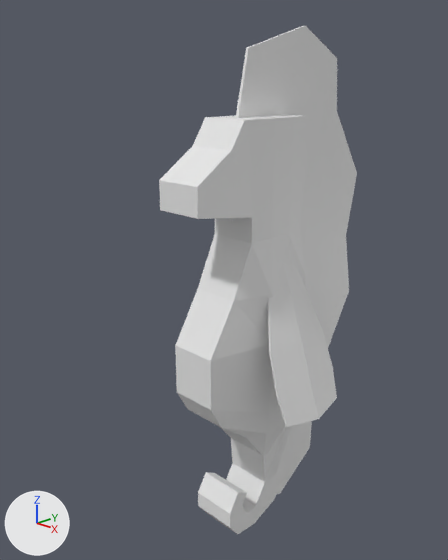
What one commit did to the Blender file 3d_models/placeholders/enemies/seahorse.blend.
Before and after are seen from a 50 mm lens placed at (2.64, -2.8, 2.98), pointed at (-0.27, 0.09, 1.63). Arrows for +X, +Y and +Z are at lower left; the lights stay in place. The older version comes first.
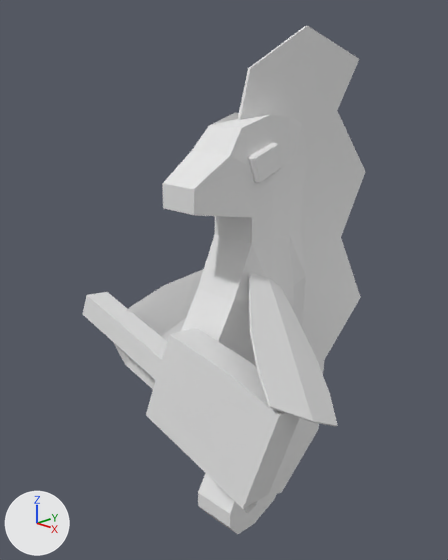
Where the newer file only moved an object's origin or applied its transform, the numbers keep the older frame.

The change, as a list of edits to the scene's bpy script:
```text
Change me_cube_001:
    used by ob_cube_001; location = (0.0, 0.0, 1.337); scale = (0.163, 0.476, 0.669)
    verts and faces of me_cube_001; kept vertices keep their numbers, new ones are numbered from 108
    remove me_cube_001.from_pydata(...)  # 108 vertices, 103 faces; spans x -1.51..1.56, y -1.13..0.95, z -2.14..2.09
    add me_cube_001.from_pydata(...)  # 156 vertices, 155 faces, 1 loose edge; spans x -1.51..1.56, y -1.13..0.95, z -2.14..2.12
    me_cube_001 part 2: a new loose piece of 24 vertices spanning x -0.2..1.23, y -0.28..0.28, z 1.55..1.88
    me_cube_001 part 3
    add delete_vertices([81, 84])  # with the faces that use them
    add verts[78] = (-0.9, 0.51, 2.09)  # moved
    add verts[79] = (-1.0, 0.74, 2.02)  # moved
    add verts[80] = (1.0, 0.74, 2.02)  # moved, pixel (302, 123)
    add verts[82] = (0.81, -0.35, 2.02)  # moved, pixel (241, 128)
    add verts[83] = (-0.85, -0.35, 2.02)  # moved, pixel (208, 125)
    add verts[85] = (0.88, 0.51, 2.09)  # moved, pixel (289, 116)
    add verts[94] = (1.0, -0.6, 1.81)  # moved, pixel (230, 155)
    add verts[95] = (-1.0, -0.6, 1.81)  # moved, pixel (191, 150)
    add verts[96] = (-0.82, -1.13, 1.35)  # moved, pixel (163, 208)
    add verts[97] = (0.82, -1.13, 1.35)  # moved, pixel (194, 215)
    add verts[106] = (-0.82, -1.13, 1.57)  # moved, pixel (162, 183)
    add verts[107] = (0.82, -1.13, 1.57)  # moved, pixel (193, 189)
    add verts[108] = (0.89, 0.15, 2.12)  # pixel (271, 114)
    add verts[109] = (-0.91, 0.15, 2.12)  # pixel (235, 112)
    add edges += [(108, 109)]
    add faces += [(78, 109, 83, 82, 108, 85, 80, 79), (85, 108, 102, 99), (83, 109, 103, 100), (82, 104, 102, 108), (78, 105, 103, 109)]
    other edits to the shape of me_cube_001 do not show in these pictures
Change me_plane:
    used by ob_plane; location = (0.0, 0.666, 1.33); rotation_euler = (0.0, 1.571, 0.0), in degrees (0, 90, 0); scale = (1.41, 0.577, 1.0)
    verts and faces of me_plane; kept vertices keep their numbers, new ones are numbered from 42
    remove me_plane.from_pydata(...)  # 42 vertices, 40 faces; spans x -1.38..1.08, y -1.4..1.0, z -0.02..0.0
    add me_plane.from_pydata(...)  # 43 vertices, 40 faces; spans x -1.38..1.08, y -1.4..1.28, z -0.02..0.0
    me_plane part 1
    add verts[0] = (-1.2, -1.11, 0.0)  # moved, pixel (250, 68)
    add verts[21] = (-1.2, -1.11, -0.02)  # moved, pixel (248, 68)
    add verts[2] = (-1.25, 0.85, 0.0)  # moved, pixel (359, 59)
    add verts[3] = (0.81, 0.42, 0.0)  # moved, pixel (318, 429)
    add verts[24] = (0.81, 0.42, -0.02)  # moved
    add verts[5] = (0.07, 1.27, 0.0)  # moved, pixel (360, 297)
    add verts[6] = (-0.67, 1.17, 0.0)  # moved, pixel (365, 171)
    add verts[27] = (-0.67, 1.17, -0.02)  # moved
    add verts[13] = (0.37, 0.47, 0.0)  # moved, pixel (324, 360)
    add verts[34] = (0.37, 0.47, -0.02)  # moved
    add verts[14] = (0.55, -0.15, 0.0)  # moved
    add verts[35] = (0.55, -0.15, -0.02)  # moved
    add verts[15] = (-1.0, 0.45, 0.0)  # moved, pixel (337, 110)
    add verts[36] = (-1.0, 0.45, -0.02)  # moved
    add verts[17] = (-1.05, -0.19, 0.0)  # moved, pixel (304, 101)
    add verts[38] = (-1.05, -0.19, -0.02)  # moved
    add verts[19] = (-0.33, 0.69, 0.0)  # moved, pixel (340, 237)
    add verts[40] = (-0.33, 0.69, -0.02)  # moved
    add verts[23] = (-1.25, 0.86, -0.02)  # moved
    add verts[26] = (0.07, 1.28, -0.02)  # moved
    add verts[42] = (-0.33, 0.69, -0.02)
Change ob_plane:
    ob_plane.location: (0.0, 0.666, 1.33) -> (0.0, 0.685, 1.33)
Change ob_plane_001:
    ob_plane_001.location: (0.35, 0.153, 1.336) -> (0.553, -0.234, 1.513)
    ob_plane_001.rotation_euler: (0.0, 1.248, 0.0) -> (-0.603, 0.543, -0.569)  # degrees (0, 72, 0) -> degrees (-35, 31, -33)
Add ob_cube_004:
    ob_cube_004 = bpy.data.objects.new('Cube.004', me_cube_004)  # 18 vertices, 16 faces; spans x -1.0..1.0, y -1.0..1.0, z -1.0..1.0
    ob_cube_004.location = (-0.451, -0.575, 1.356)
    ob_cube_004.rotation_euler = (-0.128, 0.266, 0.0)  # degrees (-7.3, 15, 0)
    ob_cube_004.scale = (0.437, 0.0858, 0.0774)
Add ob_cube_003:
    ob_cube_003 = bpy.data.objects.new('Cube.003', me_cube_003)  # 50 vertices, 48 faces; spans x -1.0..1.0, y -1.0..1.05, z -1.0..1.0
    ob_cube_003.location = (0.362, -0.575, 1.134)
    ob_cube_003.rotation_euler = (-0.128, 0.266, 0.0)  # degrees (-7.3, 15, 0)
    ob_cube_003.scale = (0.437, 0.112, 0.322)
Add ob_plane_002:
    ob_plane_002 = bpy.data.objects.new('Plane.002', me_plane_001.copy())  # the mesh of ob_plane_001
    ob_plane_002.location = (-0.357, -0.182, 1.402)
    ob_plane_002.rotation_euler = (1.959, 0.552, -1.944)  # degrees (112, 32, -111)
    ob_plane_002.scale = (0.538, 0.31, 1.0)
```

Boxes (x1, y1, x2, y2) around the edits, measured in the pictures (448 x 560 px; the box of a moved part takes in the faces that stretch with it):
'Cube.001', reshaped: before (159, 115, 307, 534); after (162, 112, 307, 534)
'Plane', reshaped, moved: before (229, 26, 357, 494); after (238, 26, 365, 494)
'Cube.003', added: after (146, 328, 299, 509)
'Plane.001', moved, turned: before (268, 262, 337, 427); after (249, 272, 338, 426)
'Cube.004', added: after (83, 292, 167, 380)
'Plane.002', added: after (113, 269, 204, 389)
part 1 of me_plane, moved or reshaped: before (236, 26, 357, 494); after (238, 26, 365, 494)
part 2 of me_cube_001, added: after (248, 143, 282, 183)
part 3 of me_cube_001, moved or reshaped: before (159, 115, 307, 219); after (162, 112, 307, 217)
